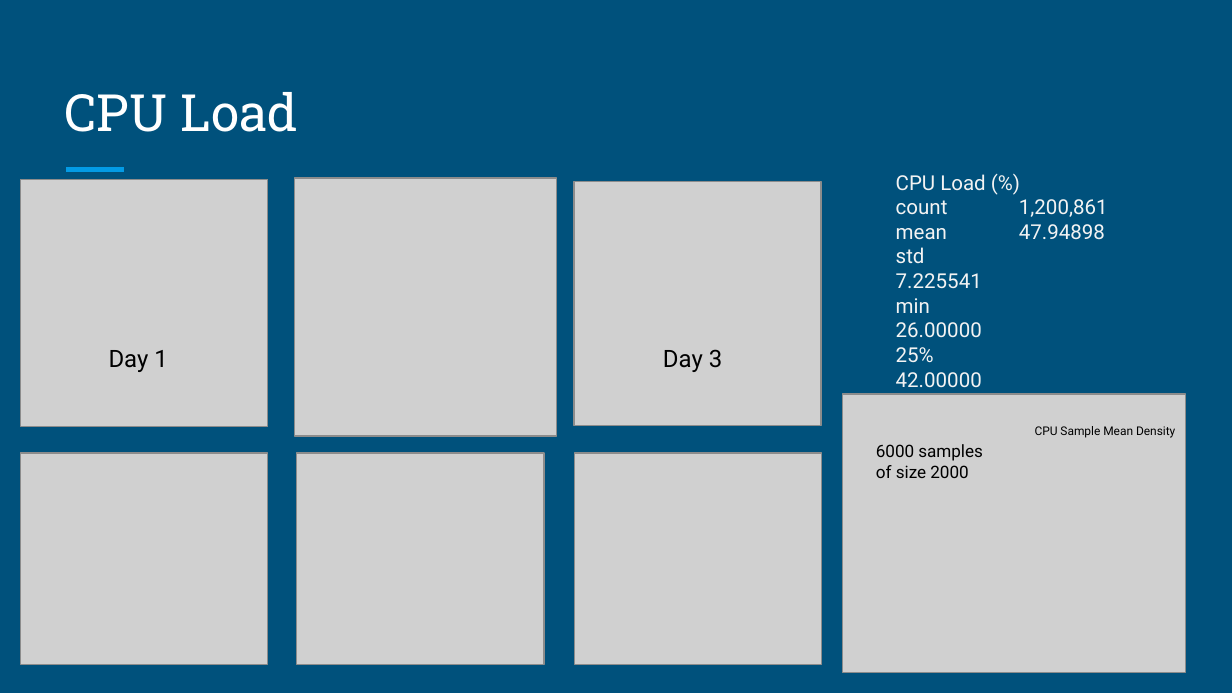
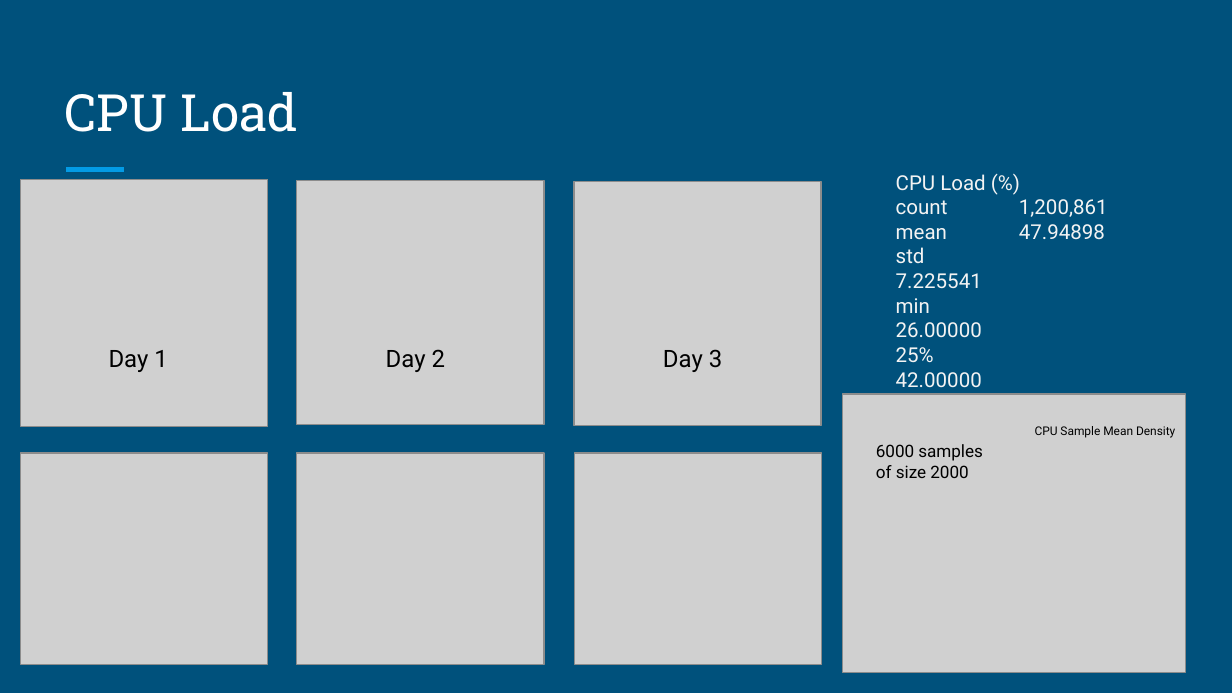
Before and after one commit to UNCG-CSE/Volvo_Truck_Analytics, a slide deck: slide 18 of doc/Progress 2/Volvo Trucks P2.pptx (slide 17 before the commit). Drawn at 1232x693 pixels with LibreOffice and Linux fonts; fonts in the diff are those of the drawing; grey boxes stand for pictures. Boxes give left, top, right and bottom in pixels: in the first picture for what was removed or moved away, otherwise in the second. Text is boxed around its words. In the diff, an @@ line names an element or a change of style, - is before the commit and + after.

```diff
--- a/doc/Progress 2/Volvo Trucks P2.pptx
+++ b/doc/Progress 2/Volvo Trucks P2.pptx
@@ picture: place and size @@
-picture at (294, 179, 557, 436)
+picture at (297, 181, 545, 425)
@@ text added at (386, 349, 445, 372), 14 pt, text #000000 @@
+Day 2
```
Also in this commit, not shown: 3 other slides changed, 1 slide added.
